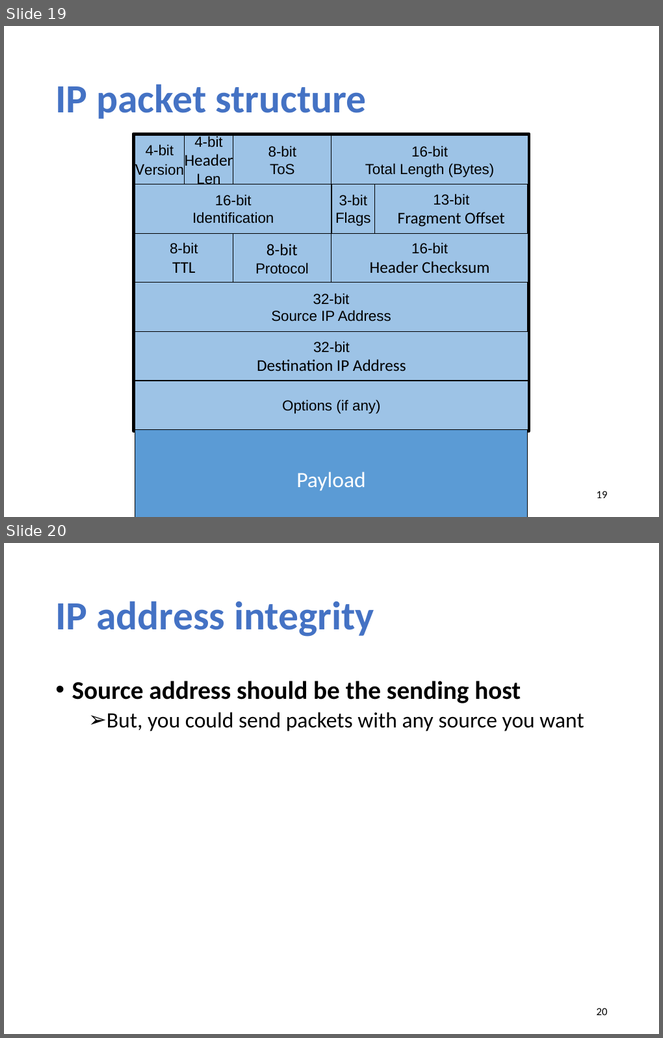
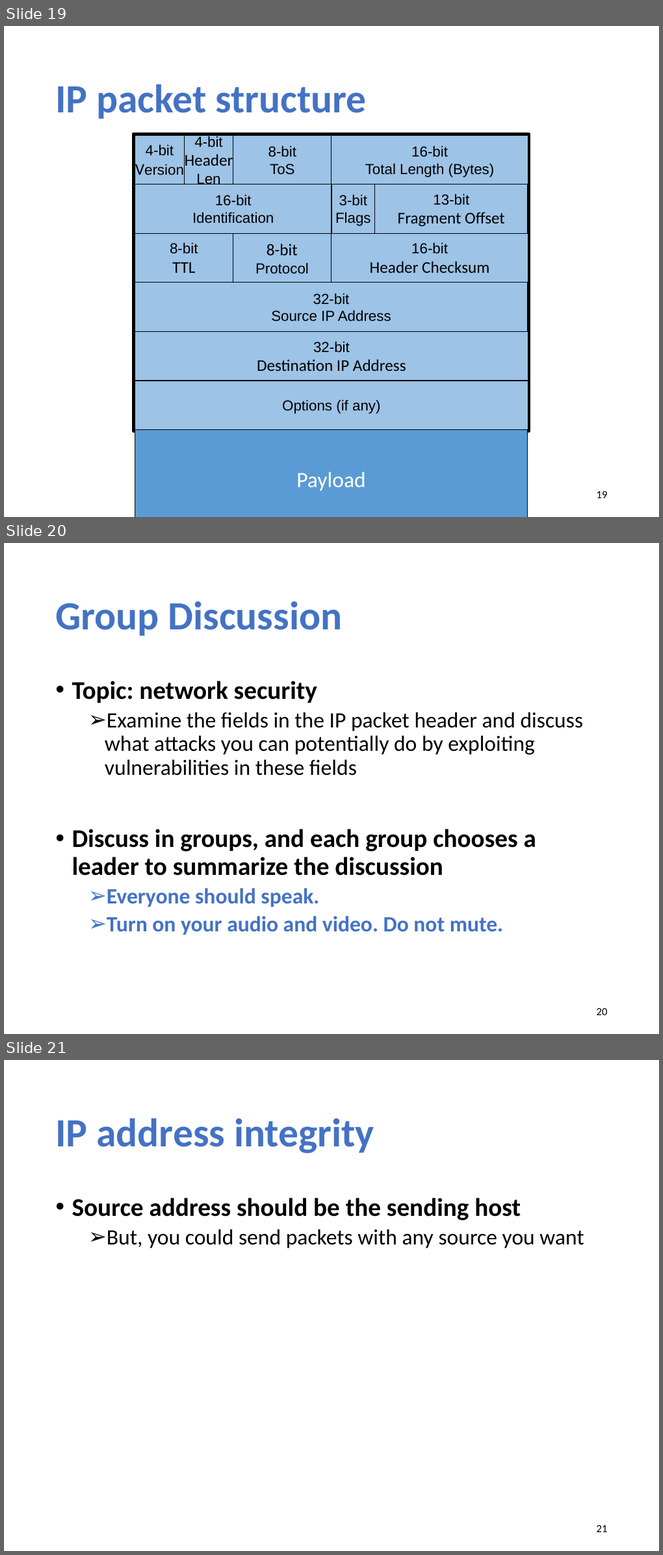
Before and after one commit to xinjin/course-net, a slide deck: slides/lec20_security.pptx. Shown one above the other, each under a label of ours: slides 19 and 20 before the commit, slides 19, 20 and 21 after it. The pictures are 663x1038 and 663x1555 pixels, drawn with LibreOffice and Linux fonts; fonts in the diff are those of the drawing. Boxes give left, top, right and bottom in pixels: in the first picture for what was removed or moved away, otherwise in the second. Text is boxed around its words. In the diff, an @@ line names an element or a change of style, - is before the commit and + after.

```diff
--- a/slides/lec20_security.pptx
+++ b/slides/lec20_security.pptx
@@ slide 20 added at bbox=[4, 543, 659, 1034], background #FFFFFF @@
@@ title added at bbox=[55, 601, 342, 636], 44 pt, text #4472C4, bold @@
+Group Discussion
@@ text added at bbox=[72, 681, 584, 936], 24 pt, text #000000, bold @@
+• Topic: network security
+  ➢ Examine the fields in the IP packet header and discuss what attacks you can potentially do by exploiting vulnerabilities in these fields
+• Discuss in groups, and each group chooses a leader to summarize the discussion
+  ➢ Everyone should speak.
+  ➢ Turn on your audio and video. Do not mute.
@@ page number added at bbox=[597, 1008, 608, 1016], 12 pt, text #000000 @@
+20
@@ what was slide 20 is now slide 21 @@
@@ page number at bbox=[597, 1525, 608, 1533]: text changed @@
-20
+21
```
Also in this commit, not shown: 4 slides changed, 2 other files.
